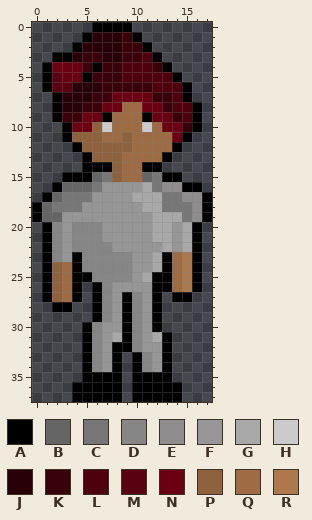
A pixel-art sprite gets an edit: Textures/character.png. Above, as it was before the edit.
The file is 18x38 pixels.
Palette (. is transparent): A #000000  B #656565  C #777777  D #868686  E #8e8c8c  F #969696  G #a9a8a8  H #cbcbcb  J #280007  K #39010a  L #4e010d  M #590110  N #6b0012  P #8f623e  Q #9d6c44  R #ad784c
After:
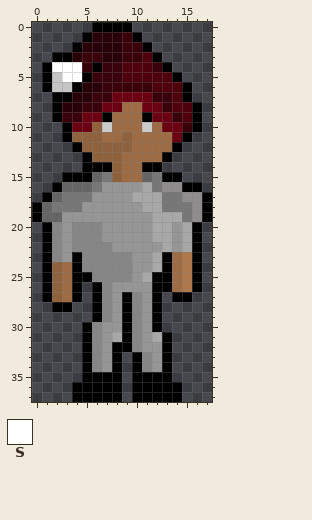
Colours new in this view: S #ffffff
Edits made:
colour M: #590110 -> #c5c5c5
Changed rows in their new state; - is a pixel that keeps its letter.
first column x 2:
 4 SSS
 5 -SS
 6 --A
 7 -A-
